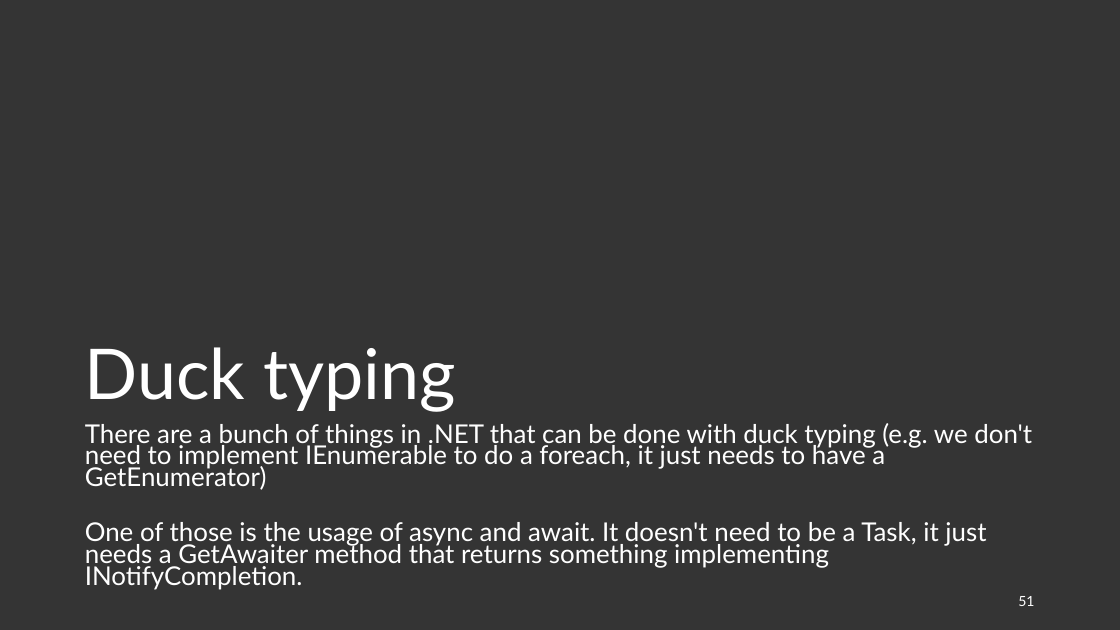
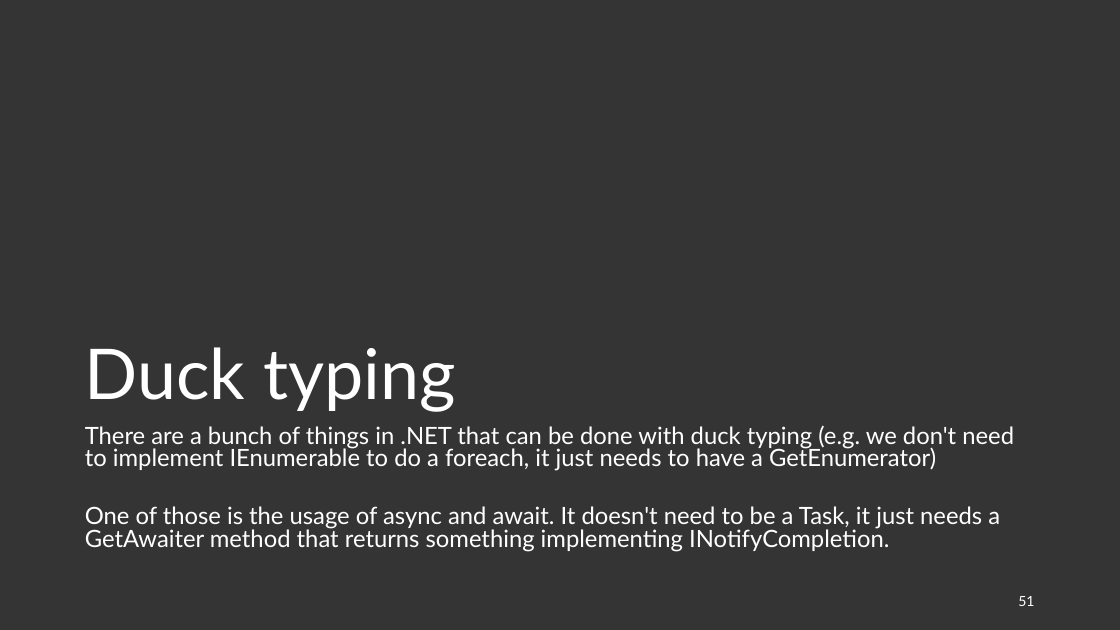
Before and after one commit to joaofbantunes/AsyncAllTheThings, a slide deck: slide 51 of presentation/async-all-the-things.pptx. Drawn at 1120x630 pixels with LibreOffice and Linux fonts; fonts in the diff are those of the drawing. Boxes give left, top, right and bottom in pixels: in the first picture for what was removed or moved away, otherwise in the second. Text is boxed around its words. In the diff, an @@ line names an element or a change of style, - is before the commit and + after.

```diff
--- a/presentation/async-all-the-things.pptx
+++ b/presentation/async-all-the-things.pptx
@@ text "There are a bunch of ..." at bbox=[85, 425, 1014, 552]: size 22.2 to 20.4 pt; line spacing 0.7 to 0.8 @@
```
Also in this commit, not shown: 1 other slide changed, 3 slides added, 3 other files.
